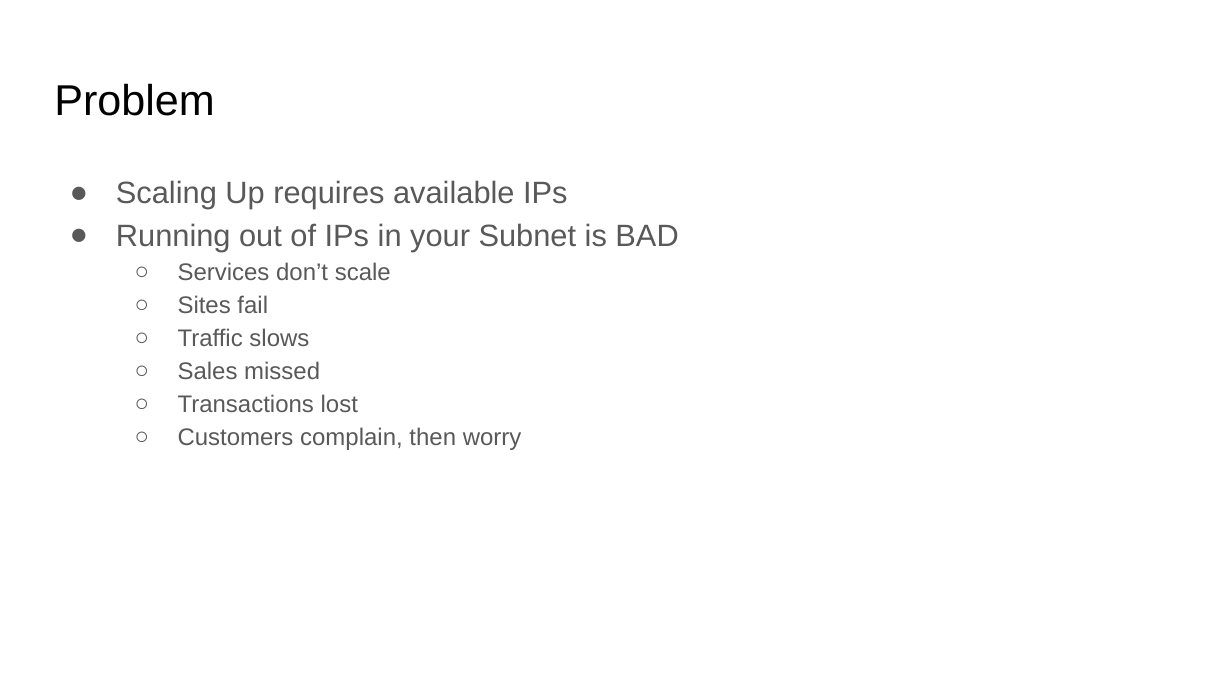
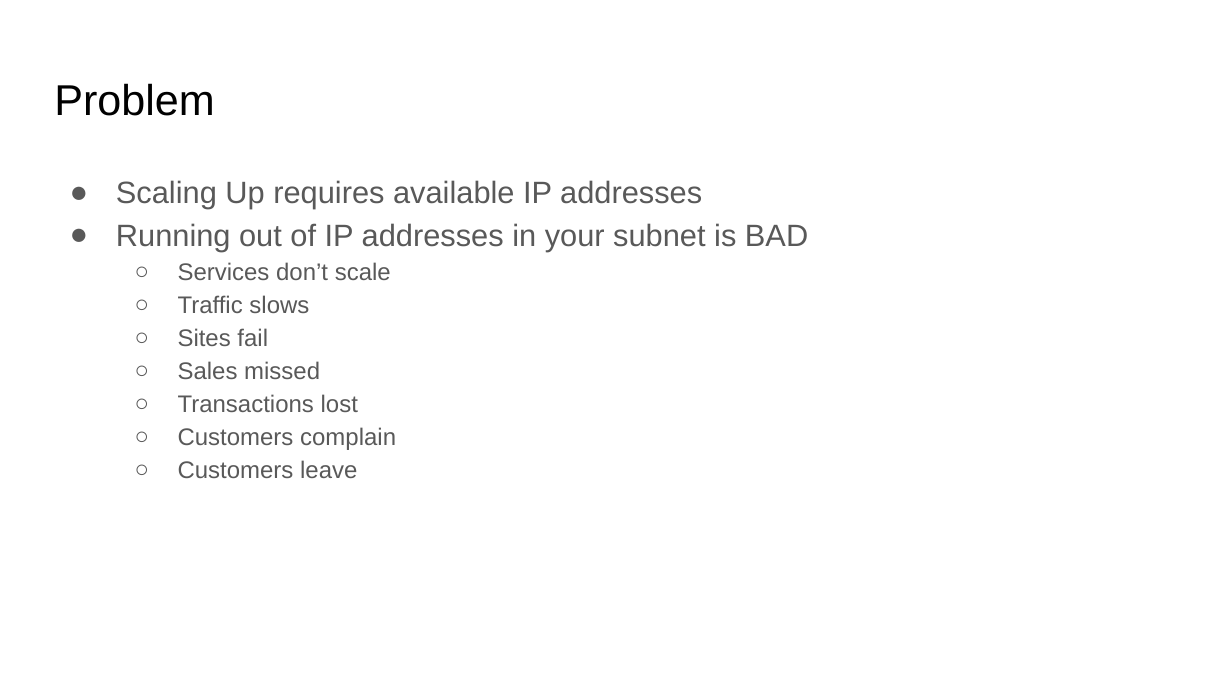
Before and after one commit to davidkshepherd/IPHeadroom, a slide deck: slide 4 of DKShepherd - Python Class Project.pptx (slide 5 before the commit). Drawn at 1232x693 pixels with LibreOffice and Linux fonts; fonts in the diff are those of the drawing. Boxes give left, top, right and bottom in pixels: in the first picture for what was removed or moved away, otherwise in the second. Text is boxed around its words. In the diff, an @@ line names an element or a change of style, - is before the commit and + after.

```diff
--- a/DKShepherd - Python Class Project.pptx
+++ b/DKShepherd - Python Class Project.pptx
@@ text at (x1=116, y1=180, x2=808, y2=252): text changed @@
-● Scaling Up requires available IPs
-● Running out of IPs in your Subnet is BAD
+● Scaling Up requires available IP addresses
+● Running out of IP addresses in your subnet is BAD
@@ text at (x1=178, y1=295, x2=309, y2=313): paragraph added @@
+  ○ Traffic slows
@@ text at (x1=178, y1=328, x2=309, y2=346): paragraph removed @@
-  ○ Traffic slows
@@ text at (x1=178, y1=427, x2=396, y2=478): text changed @@
-  ○ Customers complain, then worry
+  ○ Customers complain
+  ○ Customers leave
```
Also in this commit, not shown: 3 other slides changed, 1 slide added.
